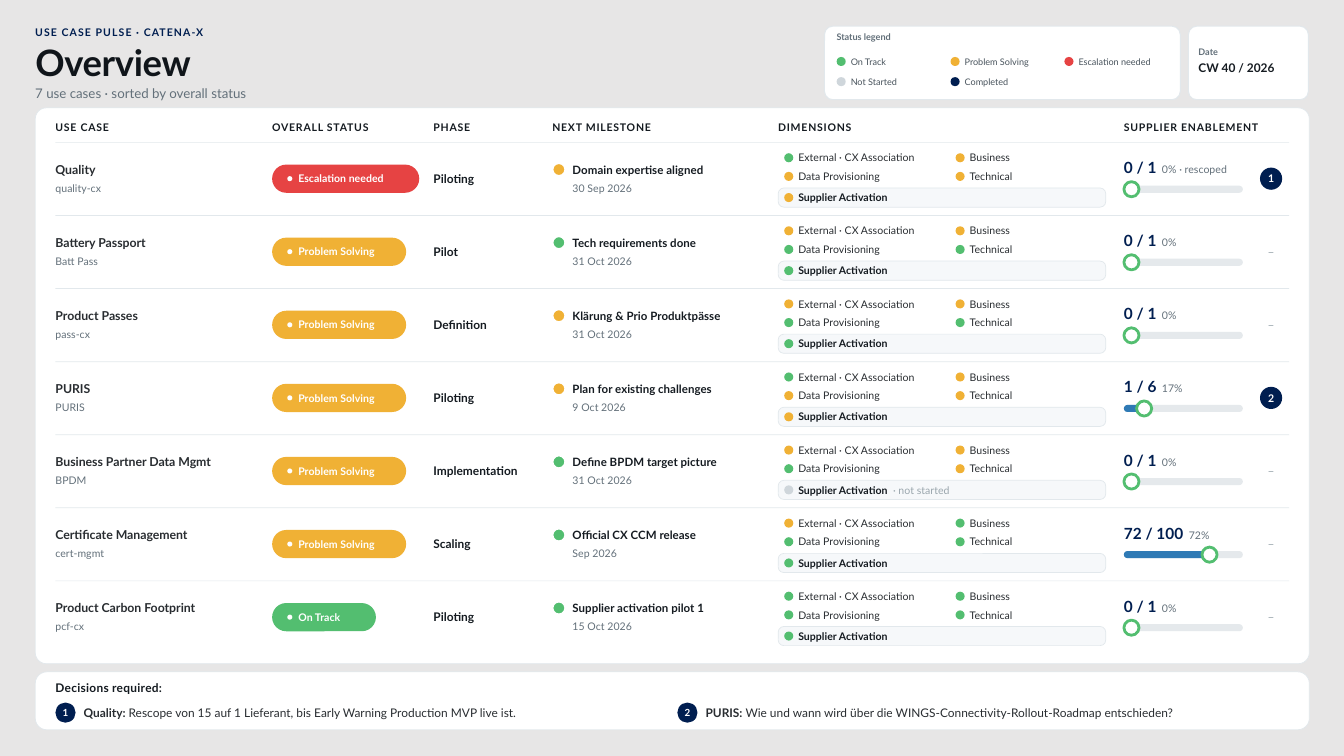
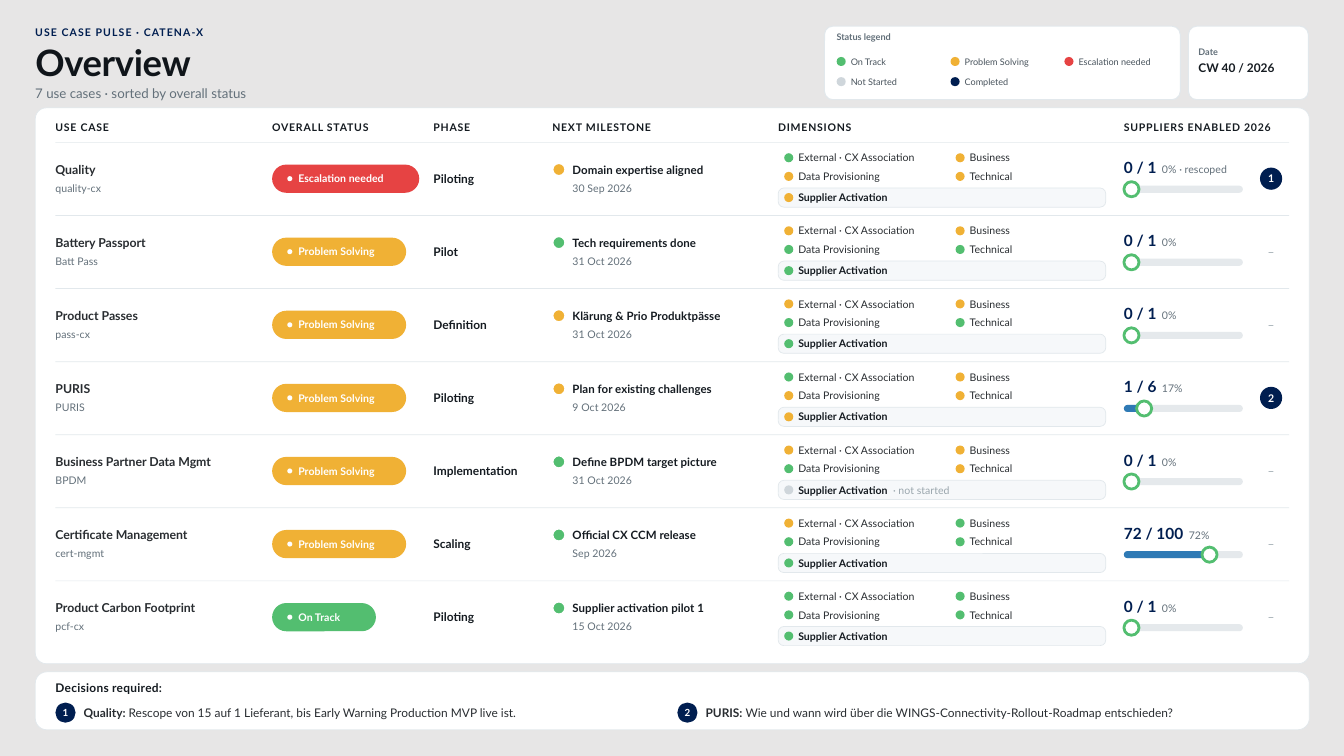
Before and after one commit to carmenxschneider/CatenaX, a slide deck: slide 1 of output/UseCase_Pulse_Overview_CW40_26.pptx. Drawn at 1344x756 pixels with LibreOffice and Linux fonts; fonts in the diff are those of the drawing. Boxes give left, top, right and bottom in pixels: in the first picture for what was removed or moved away, otherwise in the second. Text is boxed around its words. In the diff, an @@ line names an element or a change of style, - is before the commit and + after.

```diff
--- a/output/UseCase_Pulse_Overview_CW40_26.pptx
+++ b/output/UseCase_Pulse_Overview_CW40_26.pptx
@@ text at [1124,123,1271,131]: text changed @@
-SUPPLIER ENABLEMENT
+SUPPLIERS ENABLED 2026
```
Also in this commit, not shown: 2 other files.
